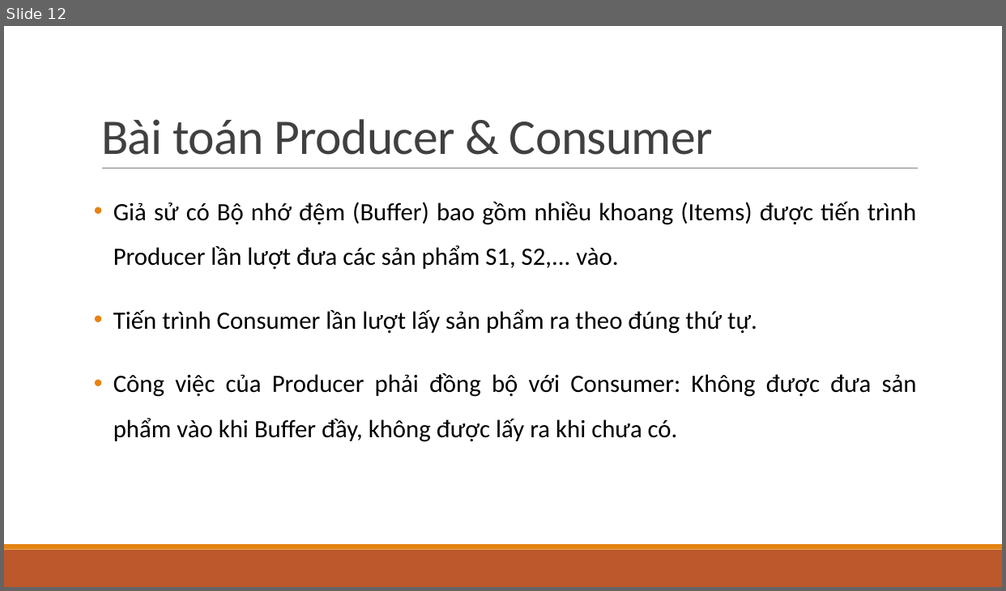
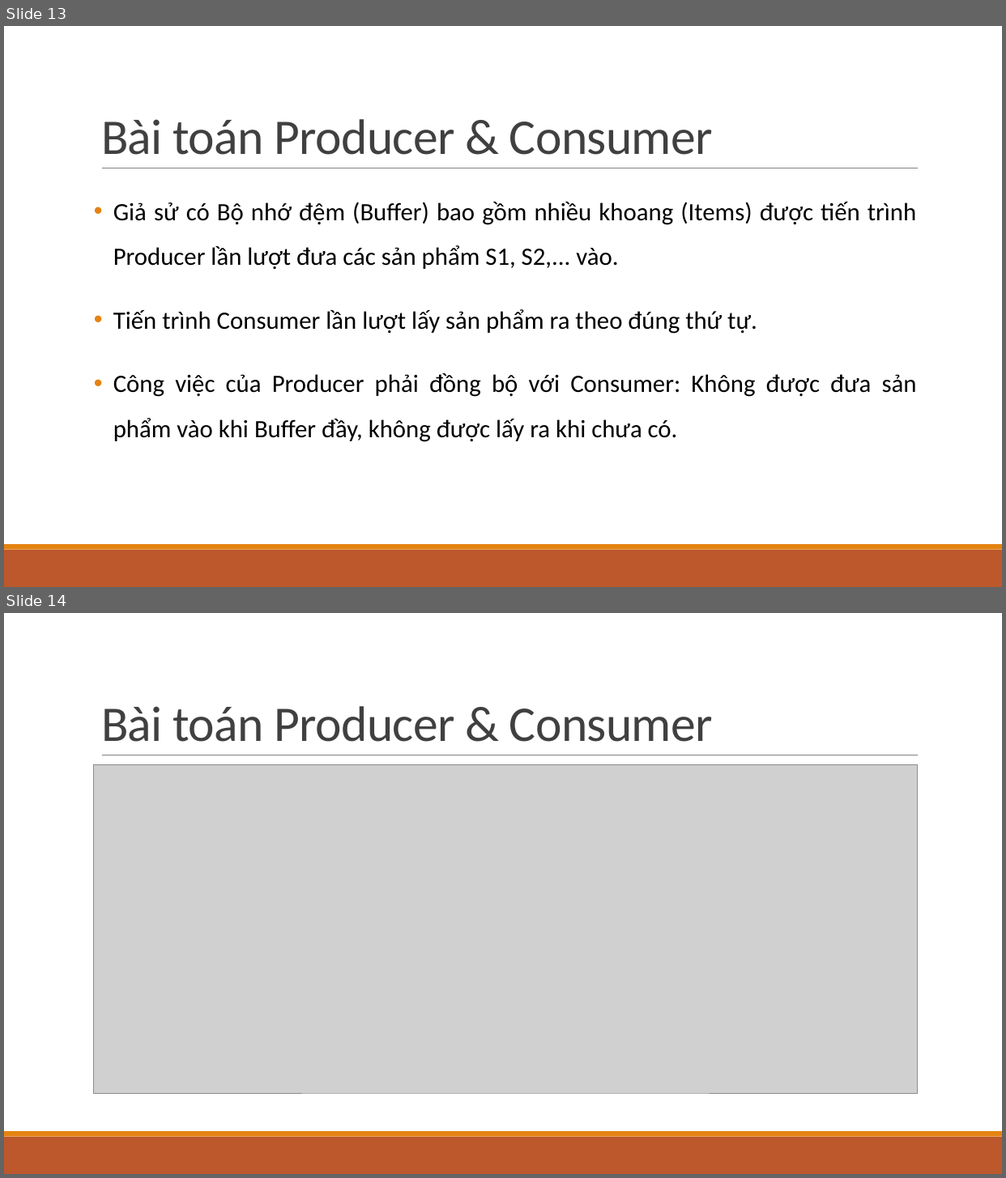
Before and after one commit to sunny-THS/Semaphore_CP, a slide deck: BaoCaoPPT.pptx. Shown one above the other, each under a label of ours: slide 12 before the commit, slides 13 and 14 after it. The pictures are 1006x591 and 1006x1178 pixels, drawn with LibreOffice and Linux fonts; fonts in the diff are those of the drawing; grey boxes stand for pictures. Boxes give left, top, right and bottom in pixels: in the first picture for what was removed or moved away, otherwise in the second. Text is boxed around its words. In the diff, an @@ line names an element or a change of style, - is before the commit and + after.

```diff
--- a/BaoCaoPPT.pptx
+++ b/BaoCaoPPT.pptx
@@ slide 14 added at [4, 613, 1002, 1174], background #FFFFFF; not listed: 3 template elements that a slide beside it also shows @@
@@ title added at [101, 706, 713, 742], 48 pt, text #404040 @@
+Bài toán Producer & Consumer
@@ picture added at [94, 764, 918, 1093] @@
@@ what was slide 12 is now slide 13 @@
```
Also in this commit, not shown: 2 slides changed, 5 other slides added, 6 other files.
